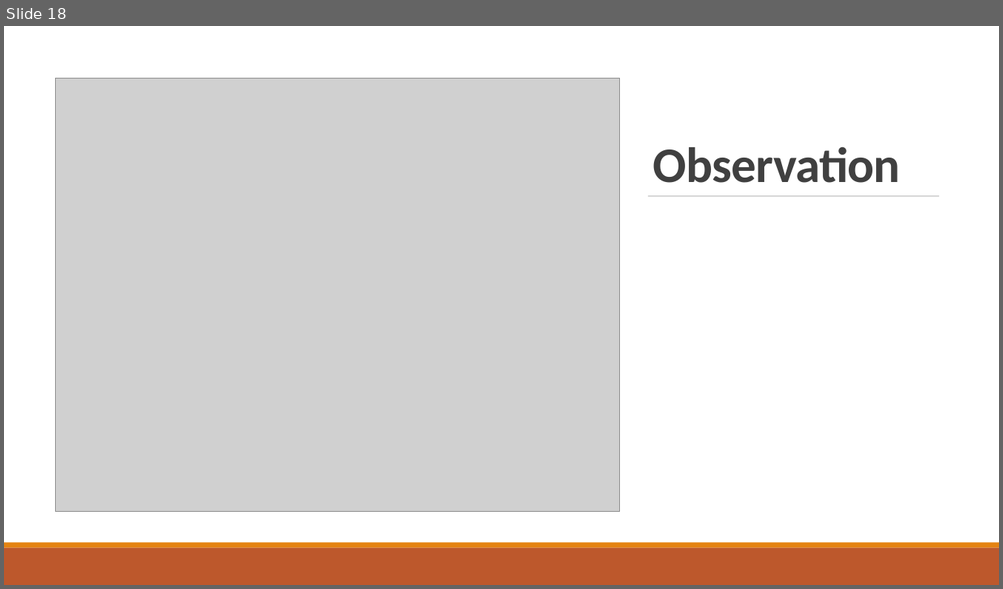
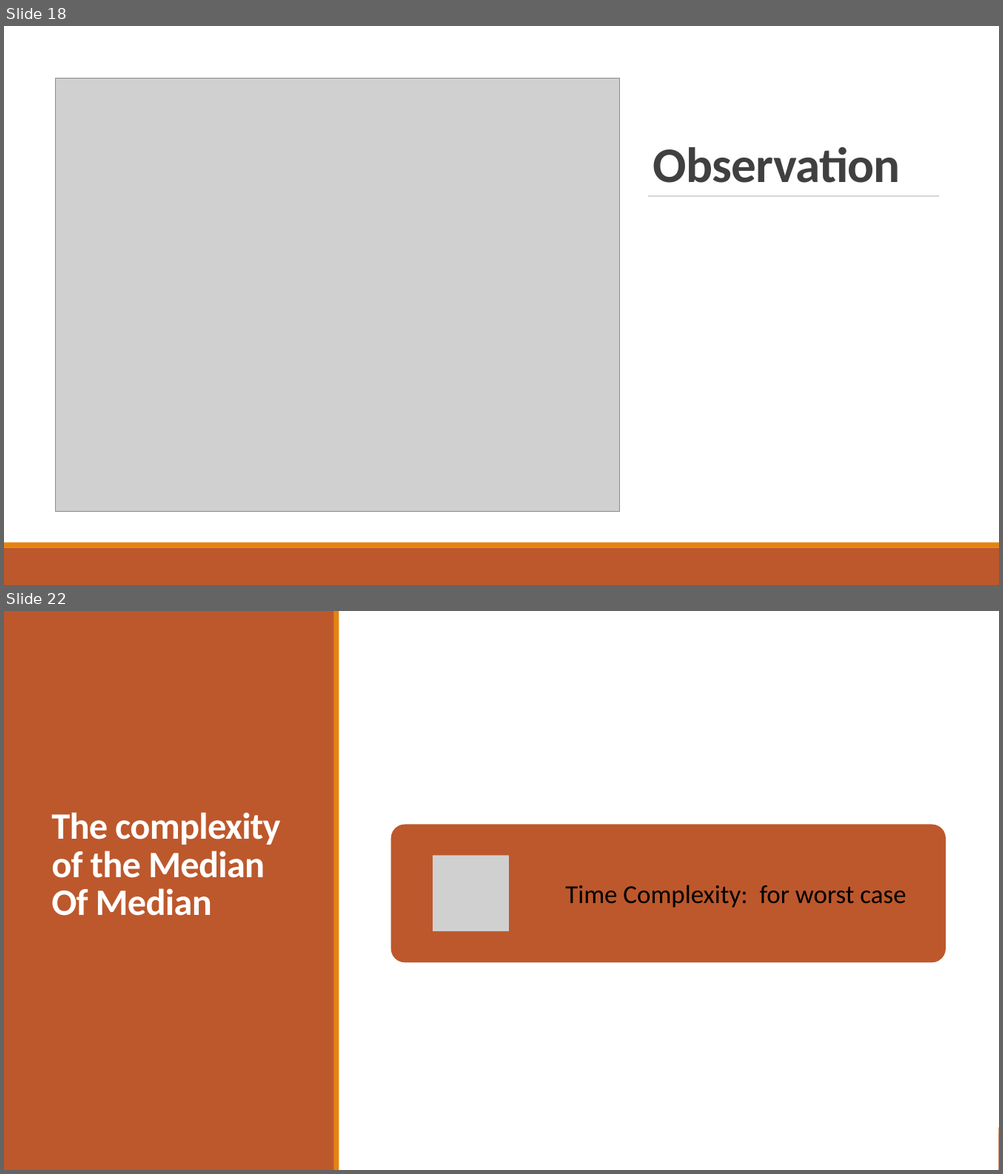
Before and after one commit to ayndp657/ALGORITHMLAB, a slide deck: Assignment 1/Assignment Presentation.pptx. Shown one above the other, each under a label of ours: slide 18 before the commit, slides 18 and 22 after it; the slides between them are not shown. The pictures are 1003x589 and 1003x1174 pixels, drawn with LibreOffice and Linux fonts; fonts in the diff are those of the drawing; grey boxes stand for pictures. Boxes give left, top, right and bottom in pixels: in the first picture for what was removed or moved away, otherwise in the second. Text is boxed around its words. In the diff, an @@ line names an element or a change of style, - is before the commit and + after.

```diff
--- a/Assignment 1/Assignment Presentation.pptx
+++ b/Assignment 1/Assignment Presentation.pptx
@@ slide 22 added at (4,611,999,1170), background #FFFFFF @@
@@ rectangle added at (4,611,999,1170), fill #FFFFFF @@
@@ rectangle added at (4,611,335,1170), fill #BD582C @@
@@ rectangle added at (334,611,339,1170), fill #E48312 @@
@@ title added at (51,812,280,916), 36 pt, text #FFFFFF, bold @@
+The complexity of the Median Of Median
@@ rounded rectangle added at (391,824,945,963), fill #BD582C @@
@@ picture added at (433,856,509,932) @@
@@ text added at (565,885,905,908), 25 pt, text #000000 @@
+Time Complexity: for worst case
@@ rectangle added at (4,1133,999,1170), fill #BD582C @@
@@ rectangle added at (4,1128,999,1133), fill #E48312 @@
```
Also in this commit, not shown: 2 slides changed, 10 other slides added.
